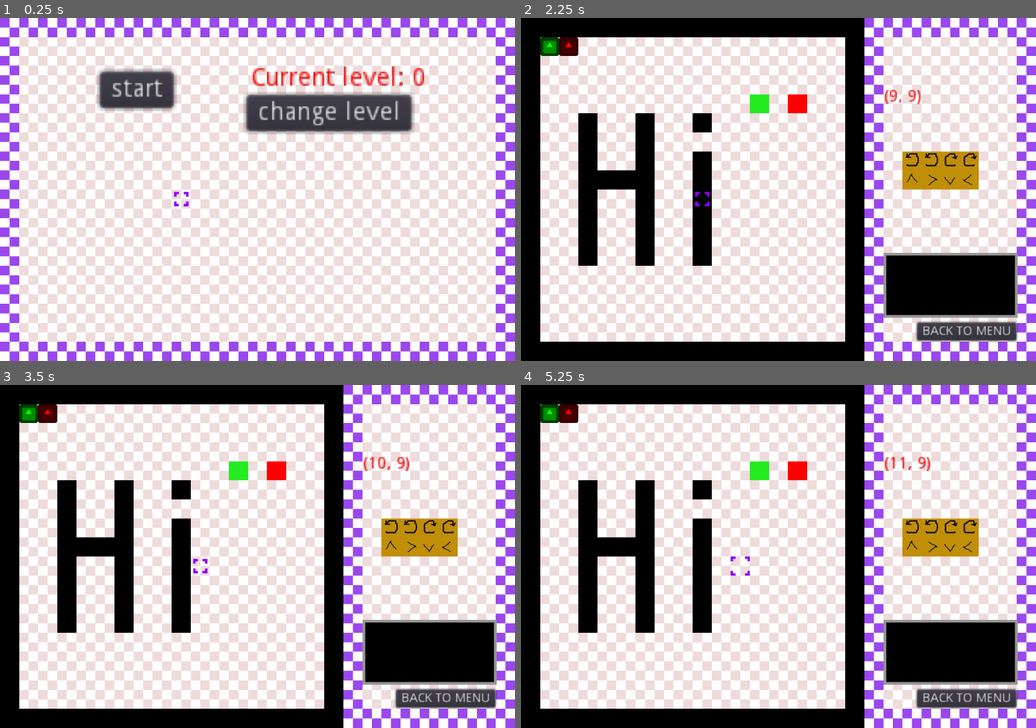
Above: before the commit, frames 1-4 (two rows, left to right).
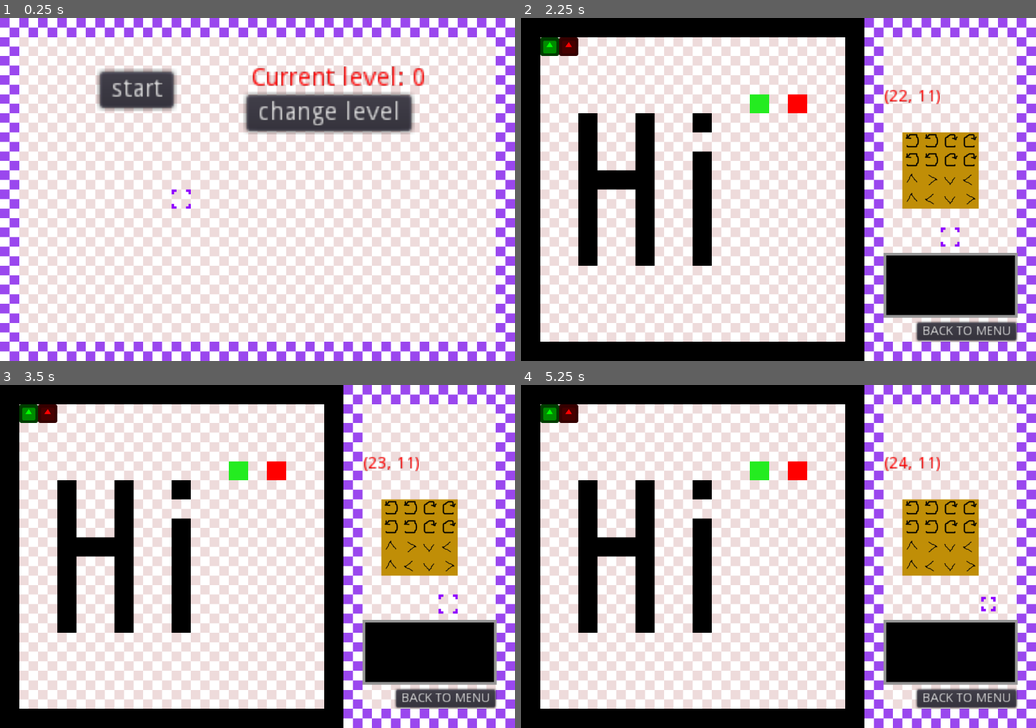
Above: after the commit, the same moments.

Repository: WIT-SCDS-F22-GAME-COOP/Zombie-Game
Game: Godot game, scene res://TSCN/Menu.tscn
Two runs of this game, one before a commit and one after it. Both use one fixed random seed, a clock stepped at 60 frames per second and the inputs below. The engine's default icon, where the game draws it, is replaced by a stand-in: a white triangle on a blue panel in a dark square.
Inputs:
- Up to frame 1 (0.25 s): no input
- Up to frame 2 (2.25 s): click "start" at 0.5 s; click "BACK TO MENU" at 1.25 s; click "start" at 2 s
- Up to frame 3 (3.5 s): hold D (move_right) from 2.78 s (still down); tap Space (select) at 2.85 s
- Up to frame 4 (5.25 s): tap Enter at 3.5 s; release D (move_right) at 3.53 s; hold S (move_down) 3.53-4.28 s; tap Space (select) at 3.6, 4.35, 5.1 s; tap Q (reset_level) at 4.25, 5 s; hold D (move_right) 4.28-5.03 s; hold W (move_up) from 5.03 s (still down)

The runs differ from the first frame. In frame 1, less than 0.1% of the frame differs, in the area x 33-38%, y 49-56%; in frame 2, 2.0%, in the area x 33-89%, y 20-67%; in frame 3, 2.0%; in frame 4, 2.0%.

Commit message:
New tile and level 3

Diff:
--- a/Scripts/Cursor.gd
+++ b/Scripts/Cursor.gd
@@ -4,7 +4,10 @@
 var direction = 0
 
 func _ready():
-	global_position = Vector2(64*9+32,64*9+32)
+	if Global.menu:
+		global_position = Vector2(64*9+32,64*9+32)
+	else:
+		global_position = Vector2(64*22+32,64*11+32)
 
 
 func _process(delta):
--- a/Scripts/Menu.gd
+++ b/Scripts/Menu.gd
@@ -1,7 +1,7 @@
 extends Node
 
 # Change as levels are added
-var last_level = 2
+var last_level = 3
 
 var current_button = 0
 
--- a/Scripts/World.gd
+++ b/Scripts/World.gd
@@ -37,6 +37,9 @@
 		2:
 			$Red.position = Vector2(6*64+32,16*64+32)
 			$Green.position = Vector2(7*64+32,16*64+32)
+		3:
+			$Red.position = Vector2(16*64+32,16*64+32)
+			$Green.position = Vector2(15*64+32,16*64+32)
 
 
 func assign_ids():
@@ -79,6 +82,9 @@
 			# Red
 			elif (str(pixel) == "1,0,0,1"):
 				$TileMap.set_cell(index,index2,2,false,false,false,Vector2(0,0))
+			# Blue
+			elif (str(pixel) == "0,0,1,1"):
+				$TileMap.set_cell(index,index2,8,false,false,false,Vector2(0,0))
 			else:
 				print(str(pixel) + " at " + str(Vector2(index,index2)))
 
--- a/TSCN/Cursor.tscn
+++ b/TSCN/Cursor.tscn
@@ -28,7 +28,6 @@
 
 [node name="AnimatedSprite" type="AnimatedSprite" parent="."]
 frames = SubResource( 3 )
-frame = 1
 playing = true
 
 [node name="Area2D" type="Area2D" parent="."]
--- a/TSCN/World.tscn
+++ b/TSCN/World.tscn
@@ -321,7 +321,7 @@
 z_index = -1
 tile_set = SubResource( 5 )
 format = 1
-tile_data = PoolIntArray( 458772, 0, 0, 458773, 0, 0, 458774, 1, 0, 458775, 1, 0, 524308, 2, 0, 524309, 5, 0, 524310, 3, 0, 524311, 4, 0 )
+tile_data = PoolIntArray( 393236, 0, 0, 393237, 0, 0, 393238, 1, 0, 393239, 1, 0, 458772, 0, 0, 458773, 0, 0, 458774, 1, 0, 458775, 1, 0, 524308, 2, 0, 524309, 5, 0, 524310, 3, 0, 524311, 4, 0, 589844, 2, 0, 589845, 4, 0, 589846, 3, 0, 589847, 5, 0 )
 
 [node name="SelectedCursor" type="AnimatedSprite" parent="."]
 modulate = Color( 0.0470588, 0.662745, 0.490196, 1 )
Binary file added: Levels/3.png
Not shown, added: Levels/3.png.import
